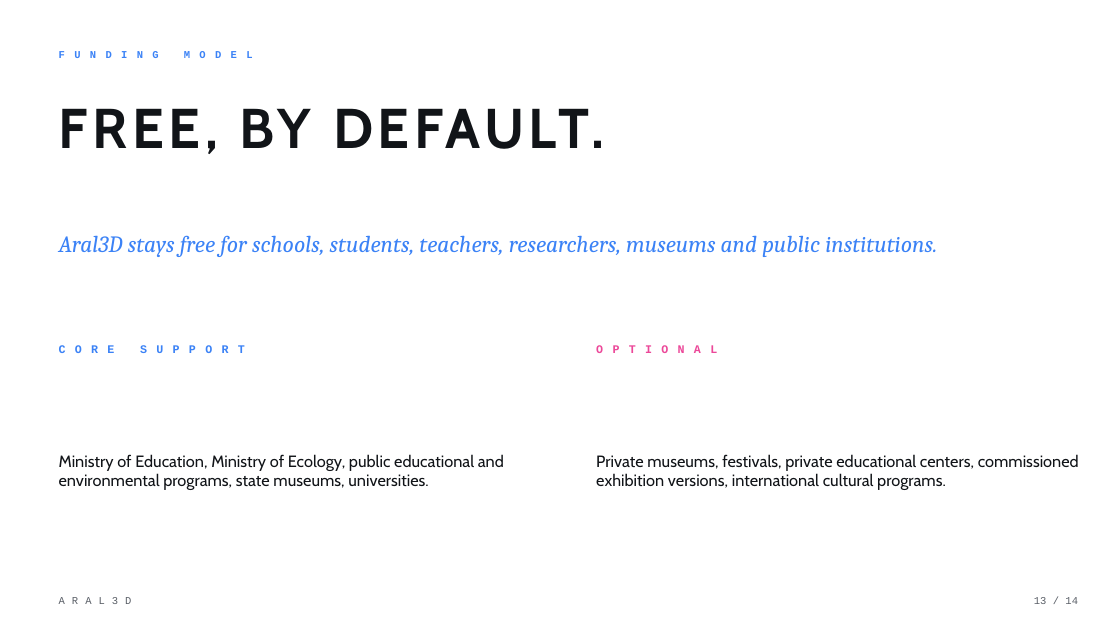
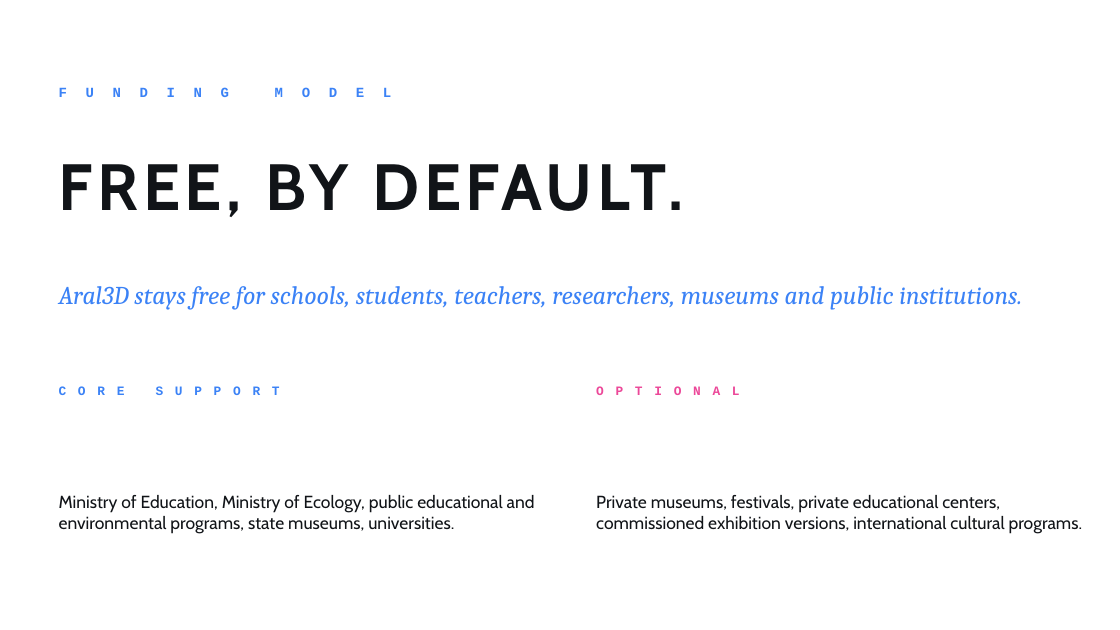
Before and after one commit to timateus/aral3d, a slide deck: slide 13 of public/aral3d-presentation.pptx. Drawn at 1120x630 pixels with LibreOffice and Linux fonts; fonts in the diff are those of the drawing. Boxes give left, top, right and bottom in pixels: in the first picture for what was removed or moved away, otherwise in the second. Text is boxed around its words. In the diff, an @@ line names an element or a change of style, - is before the commit and + after.

```diff
--- a/public/aral3d-presentation.pptx
+++ b/public/aral3d-presentation.pptx
@@ text "FUNDING MODEL": place and size @@
-text "FUNDING MODEL" at [50, 42, 891, 67]
+text "FUNDING MODEL" at [50, 76, 1059, 109]
@@ text "FUNDING MODEL" at [50, 76, 1059, 109]: size 9 to 12 pt, letter spacing 8 to 16 pt @@
@@ text "FREE, BY DEFAULT.": place and size @@
-text "FREE, BY DEFAULT." at [59, 108, 604, 154]
+text "FREE, BY DEFAULT." at [59, 164, 684, 217]
@@ text "FREE, BY DEFAULT." at [59, 164, 684, 217]: size 48 to 56 pt @@
@@ text "Aral3D stays free for schools, ...": place and size @@
-text "Aral3D stays free for schools, ..." at [59, 235, 937, 257]
+text "Aral3D stays free for schools, ..." at [59, 286, 1022, 309]
@@ text "Aral3D stays free for schools, ..." at [59, 286, 1022, 309]: size 20 to 22 pt @@
@@ text "CORE SUPPORT" at [50, 378, 555, 403]: size 10 to 11 pt, letter spacing 8 to 10 pt @@
@@ text "OPTIONAL" at [588, 378, 1092, 403]: size 10 to 11 pt, letter spacing 8 to 10 pt @@
@@ text "Ministry of Education, Ministry of ..." at [59, 495, 535, 534]: size 14 to 15 pt @@
@@ 4 texts: place and size @@
-4 texts at [50, 336, 1092, 490]
+4 texts at [50, 378, 1092, 534]
@@ text "Private museums, festivals, private educational ..." at [596, 495, 1082, 534]: size 14 to 15 pt @@
@@ text removed at [50, 588, 555, 613] @@
-ARAL3D
@@ text removed at [1034, 597, 1078, 604] @@
-13 / 14
```
Also in this commit, not shown: 9 other slides changed, 5 slides added, 4 slides removed, 16 other files.
